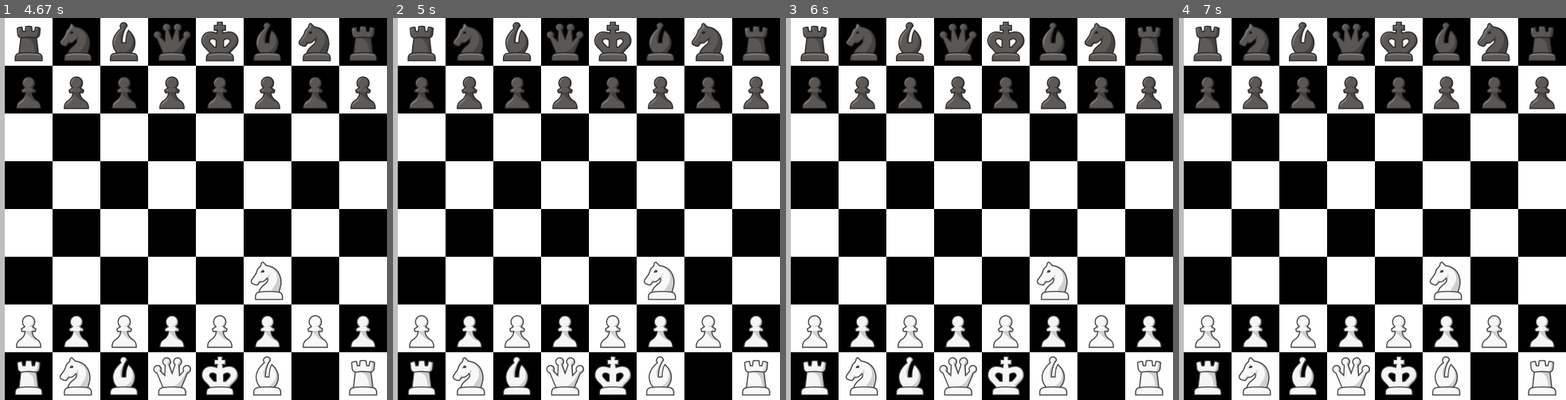
Above: before the commit, frames 1-4 (left to right).
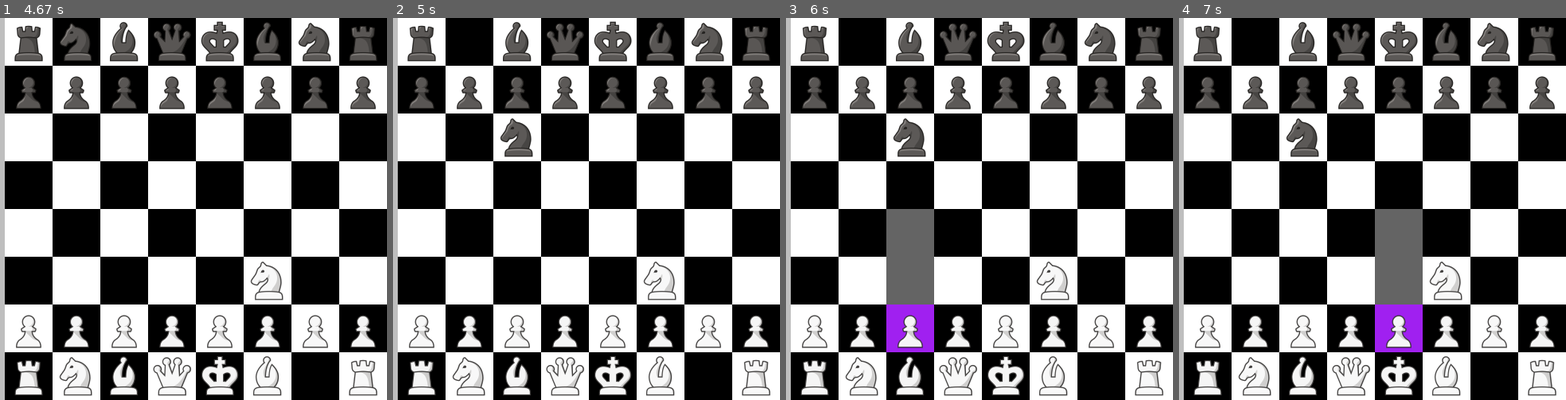
Above: after the commit, the same moments.

Repository: 0yassin/pyngin
Game: pygame game, started from src/main.py
Same seed, same stepped clock (60 frames per second), same inputs: the game is played once before the commit and once after it.
Inputs (mouse positions are in pixels of both pictures, inside the frame that each line leads up to):
- Up to frame 1 (4.67 s): click (328, 342) at 1.88 s; click (69, 132) at 2.22 s; click (332, 354) at 2.55 s; click (282, 270) at 2.92 s
- Up to frame 2 (5 s): no input
- Up to frame 3 (6 s): click (894, 319) at 5.72 s
- Up to frame 4 (7 s): click (1465, 251) at 6.05 s; click (1376, 315) at 6.88 s

Frame 1 is identical in both runs. In frame 2, 1.1% of the frame differs, in the area x 15-37%, y 1-37%; in frame 3, 5.5%, in the area x 15-39%, y 1-88%; in frame 4, 5.5%.

Commit message:
fixed bug with move and position evaluation

Diff:
--- a/src/evaluate.py
+++ b/src/evaluate.py
@@ -54,7 +54,7 @@
 
     phase = min(phase, 24)
     final_score = ((mg_score * phase) + (eg_score * (24 - phase))) // 24
-    return final_score
+    return int(final_score)
 
 def get_relative_eval(board):
     eval = evaluate_position(board)
--- a/src/moves.py
+++ b/src/moves.py
@@ -1,6 +1,6 @@
 from pieces import *
 
-def get_move_score(board, move):
+def get_move_score(move, board):
     start, end = move
     moving_piece = abs(board.state[start])
     victim_piece = abs(board.state[end])
@@ -14,19 +14,20 @@
         else:
             score = PST_PAWN[end]*2 if PST_PAWN[end] > 0 else 0
             return score
+    piece_color = 1 if board.state[start] > 0 else -1
+    pst_index = end if piece_color > 0 else (end ^ 56)
     score = 0
-    if moving_piece == 2:
-        score += PST_KNIGHT[end] * 2 if PST_KNIGHT[end]>0 else 0
-        return score
+    if moving_piece == 1:
+        score = PST_PAWN[pst_index] * 2
+    elif moving_piece == 2:
+        score = PST_KNIGHT[pst_index] * 2
     elif moving_piece == 3:
-        score += PST_BISHOP[end] * 2 if PST_BISHOP[end]>0 else 0
-        return score
+        score = PST_BISHOP[pst_index] * 2
     elif moving_piece == 4:
-        score += PST_ROOK[end] * 2 if PST_ROOK[end]>0 else 0
-        return score
+        score = PST_ROOK[pst_index] * 2
     elif moving_piece == 5:
-        score += PST_QUEEN[end] * 2 if PST_QUEEN[end] >0 else 0
-    return score
+        score = PST_QUEEN[pst_index] * 2
+    return score if score > 0 else 0
 
 
 def get_knight_moves(board, index):
@@ -245,10 +246,8 @@
                 if enemy_end == start or enemy_end == transit_square:
                     king_is_safe = False
                     break
-
         if king_is_safe:
             legal_moves.append(move)
-
         board.state = temp_state
         board.turn = curent_turn
     return legal_moves
